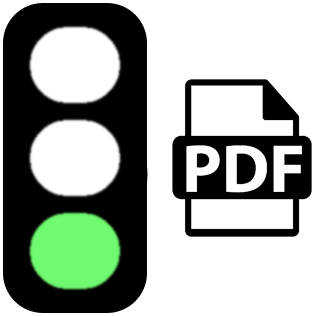
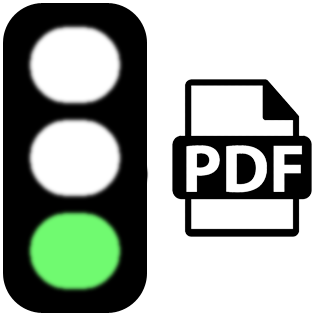
Layer changes from the first 316 × 316 image to the second:
renamed "Shape 1" to "Layer 3", painted on it over (x1=26, y1=23, x2=124, y2=293)
